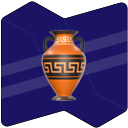
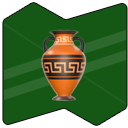
The second 128×128 image is a revision of the first. Changes to its layers:
removed layer "Logo NWD" over [1, 1, 128, 128]
added group "NetWorkedDatas Logo" with 6 layers over [3, 3, 127, 125]
added layer "White" (20%) in group "NetWorkedDatas Logo" over [4, 23, 126, 105]
added layer "background Colored green" in group "NetWorkedDatas Logo" over [3, 3, 127, 125]
